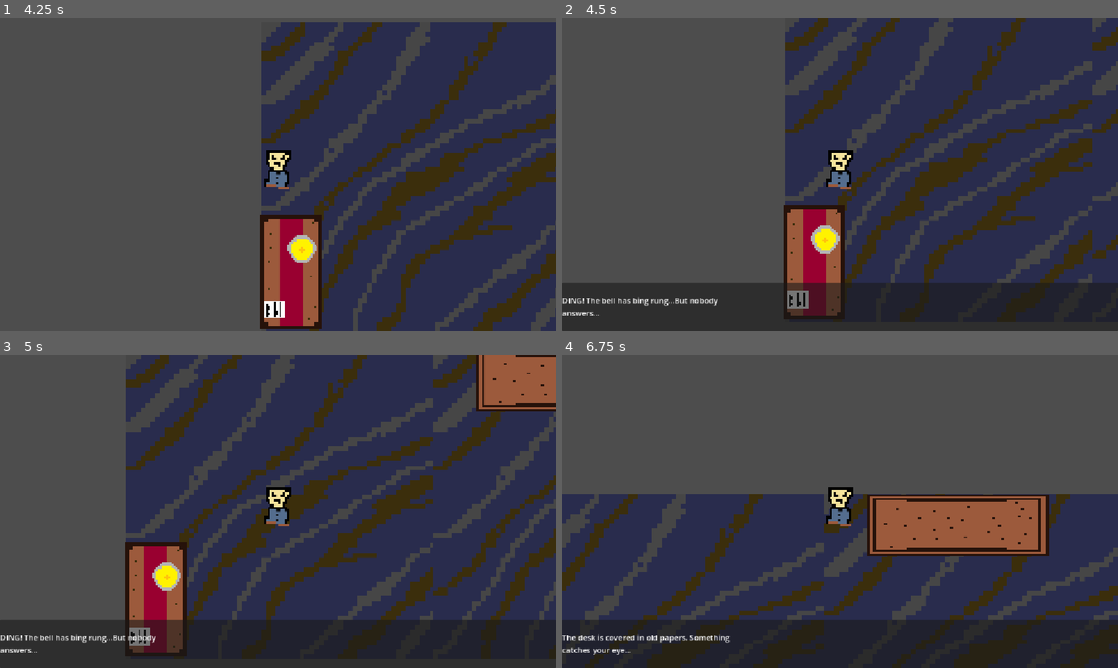
Above: before the commit, frames 1-4 (two rows, left to right).
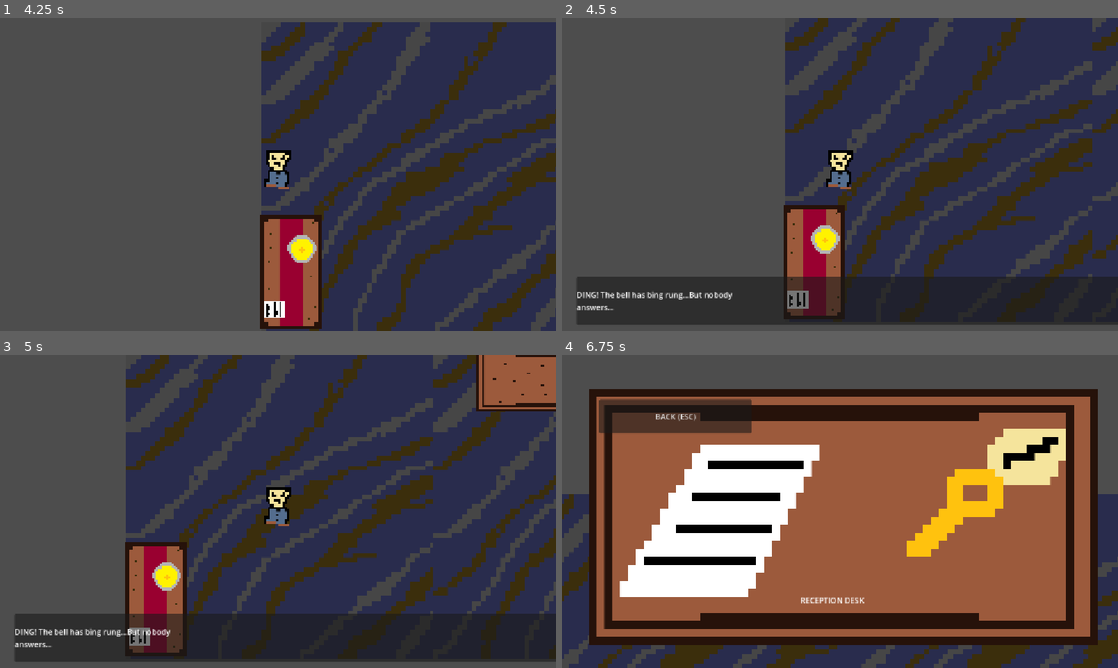
Above: after the commit, the same moments.

Repository: szilveszterbiro7/week3
Game: Godot game, scene res://Scenes/room_1.tscn
Two runs of this game, one before a commit and one after it. Both use one fixed random seed, a clock stepped at 60 frames per second and the inputs below.
Inputs (mouse positions are in pixels of both pictures, inside the frame that each line leads up to):
- Up to frame 1 (4.25 s): tap Enter at 0.5 s; move the mouse to (250, 237) at 0.52 s; hold E (interact) 0.53-1.28 s; hold W (up) 0.53-2.03 s; click (250, 237) at 0.67 s; move the mouse to (444, 221) at 1.27 s; tap E (interact) at 1.35, 3.05 s; move the mouse to (111, 127) at 2.02 s; hold E (interact) 2.03-2.78 s; hold A (left) 2.03-3.53 s; tap Alt at 2.1 s; move the mouse to (305, 174) at 2.77 s; tap Shift at 2.85 s; click (305, 174) at 2.92 s; tap Space at 3.5 s; move the mouse to (194, 96) at 3.52 s; hold S (down) from 3.53 s (still down); hold E (interact) from 3.53 s (still down); tap Escape (ui_cancel) at 4.15 s
- Up to frame 2 (4.5 s): move the mouse to (962, 158) at 4.27 s; release S (down) at 4.28 s; release E (interact) at 4.28 s; hold D (right) from 4.28 s (still down); tap E (interact) at 4.35 s
- Up to frame 3 (5 s): keep holding D (right)
- Up to frame 4 (6.75 s): move the mouse to (728, 527) at 5.02 s; release D (right) at 5.03 s; hold W (up) 5.03-5.78 s; hold E (interact) 5.03-5.78 s; tap Alt at 5.1 s; click (728, 527) at 5.17 s; move the mouse to (895, 442) at 5.77 s; hold D (right) from 5.78 s (still down); tap Shift at 5.85 s; tap E (interact) at 6.05 s; move the mouse to (812, 574) at 6.52 s; hold E (interact) from 6.53 s (still down)

Frame 1 is identical in both runs. In frame 2, 4.7% of the frame differs, in the area x 0-100%, y 82-100%; in frame 3, 4.6%; in frame 4, 78%, in the area x 0-100%, y 10-100%.

Commit message:
Added inspectable tabletop

Diff:
--- a/Scenes/interactable.gd
+++ b/Scenes/interactable.gd
@@ -5,13 +5,13 @@
 
 @onready var dialogue_manager=get_node("/root/Room1/CanvasLayer")
 @onready var bell=get_node("/root/Room1/Bell")
-
+@onready var inspection=get_node("/root/Room1/Tabletop")
 
 func _process(_delta):
-	if player_nearby and not dialogue_manager.dialogue_active:
+	if player_nearby and not dialogue_manager.dialogue_active and not inspection.inspect_active:
 		if Input.is_action_just_pressed("interact"):
 			if bell.bell_ring:
-				dialogue_manager.show_dialogue("The desk is covered in old papers. Something catches your eye...")
+				inspection.open_inspection()
 			else:
 				dialogue_manager.show_dialogue("I should ring the reception bell first.\nPress E to exit.")
 func _on_body_entered(body):
--- a/Scenes/player.gd
+++ b/Scenes/player.gd
@@ -11,6 +11,10 @@
 	movement_loop()
 
 func movement_loop() -> void:
+	if get_node("/root/Room1/Tabletop").inspect_active:
+		velocity=Vector2.ZERO
+		move_and_slide()
+		return
 	move_direction.x = int(Input.is_action_pressed ("right")) - int(Input.is_action_pressed ("left"))
 	move_direction.y = int(Input.is_action_pressed ("down")) - int(Input.is_action_pressed ("up"))
 	var motion: Vector2=move_direction.normalized() * speed
--- a/Scenes/room_1.tscn
+++ b/Scenes/room_1.tscn
@@ -8,6 +8,8 @@
 [ext_resource type="Texture2D" uid="uid://cb3myih8xi3jx" path="res://assets/reception.png" id="6_gn78r"]
 [ext_resource type="Script" uid="uid://c34ywk2au2win" path="res://Scenes/bell.gd" id="7_vxiu1"]
 [ext_resource type="Texture2D" uid="uid://d3e703tghr2i1" path="res://assets/Bell.png" id="8_xf8eb"]
+[ext_resource type="Script" uid="uid://dysebp4hkdkcl" path="res://Scenes/table_inspect.gd" id="9_8ybfm"]
+[ext_resource type="Texture2D" uid="uid://b3pa7wi4gs8nj" path="res://assets/Tabletop.png" id="9_xf8eb"]
 
 [sub_resource type="SegmentShape2D" id="SegmentShape2D_0gevy"]
 a = Vector2(-13, 1121)
@@ -102,6 +104,10 @@
 anchor_top = 1.0
 anchor_right = 1.0
 anchor_bottom = 1.0
+offset_left = 30.0
+offset_top = -112.0
+offset_right = 30.0
+offset_bottom = -12.0
 grow_horizontal = 2
 grow_vertical = 0
 
@@ -142,6 +148,31 @@
 position = Vector2(322, 896)
 shape = SubResource("CircleShape2D_ce5me")
 
+[node name="Tabletop" type="CanvasLayer" parent="." unique_id=479315647]
+script = ExtResource("9_8ybfm")
+
+[node name="Background" type="TextureRect" parent="Tabletop" unique_id=646612380]
+offset_left = 55.0
+offset_top = 71.0
+offset_right = 1111.0
+offset_bottom = 601.0
+texture = ExtResource("9_xf8eb")
+expand_mode = 1
+
+[node name="Title" type="Label" parent="Tabletop" unique_id=1679432558]
+offset_left = 494.0
+offset_top = 496.0
+offset_right = 649.0
+offset_bottom = 528.0
+text = "RECEPTION DESK"
+
+[node name="CloseButton" type="Button" parent="Tabletop" unique_id=334965346]
+offset_left = 77.0
+offset_top = 92.0
+offset_right = 393.0
+offset_bottom = 162.0
+text = "BACK (ESC)"
+
 [connection signal="body_entered" from="Table" to="Table" method="_on_body_entered"]
 [connection signal="body_exited" from="Table" to="Table" method="_on_body_exited"]
 [connection signal="body_entered" from="Bell" to="Bell" method="_on_body_entered"]
--- /dev/null
+++ b/Scenes/table_inspect.gd
@@ -0,0 +1,22 @@
+extends CanvasLayer
+
+
+@onready var background=$Background
+@onready var title=$Title
+@onready var close_button=$CloseButton
+
+var inspect_active=false
+
+func _ready():
+	hide()
+	close_button.pressed.connect(close_inspection)
+
+func open_inspection():
+	show()
+	inspect_active=true
+func close_inspection():
+	hide()
+	inspect_active=false
+func _process(_delta):
+	if inspect_active and Input.is_action_just_pressed("ui_cancel"):
+		close_inspection()
Not shown, added: Scenes/table_inspect.gd.uid
